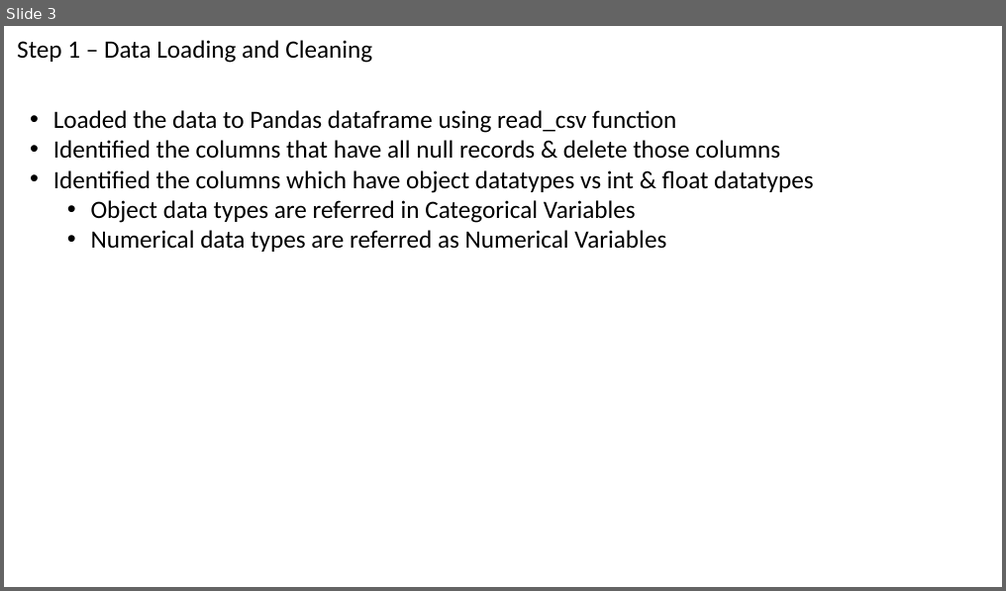
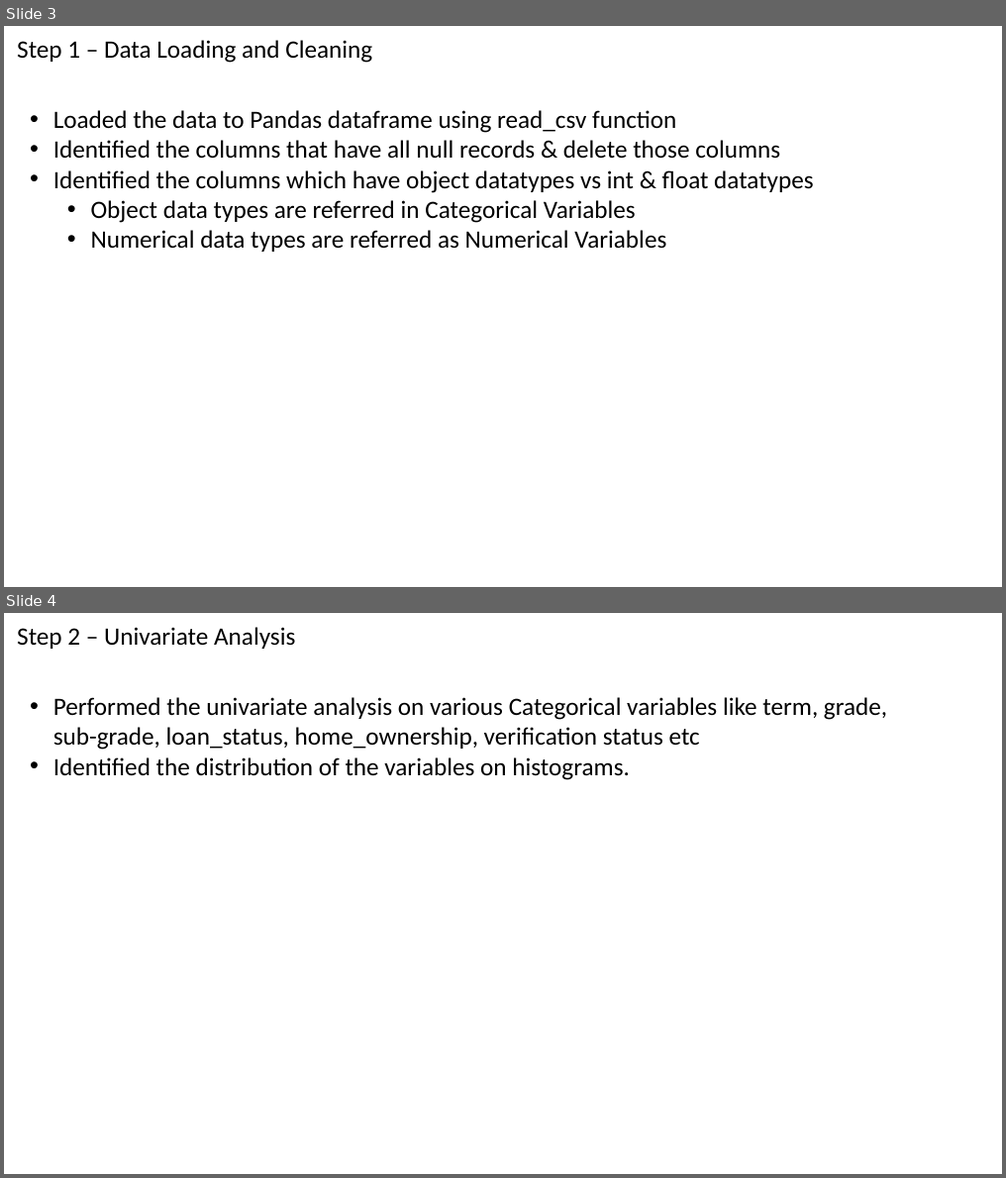
Before and after one commit to kunwar162/Lending-use-case, a slide deck: Lending Case Study.pptx. Shown one above the other, each under a label of ours: slide 3 before the commit, slides 3 and 4 after it. The pictures are 1006x591 and 1006x1178 pixels, drawn with LibreOffice and Linux fonts; fonts in the diff are those of the drawing. Boxes give left, top, right and bottom in pixels: in the first picture for what was removed or moved away, otherwise in the second. Text is boxed around its words. In the diff, an @@ line names an element or a change of style, - is before the commit and + after.

```diff
--- a/Lending Case Study.pptx
+++ b/Lending Case Study.pptx
@@ slide 4 added at box(4, 613, 1002, 1174), background #FFFFFF @@
@@ title added at box(17, 627, 295, 649), 24 pt, text #000000 @@
+Step 2 – Univariate Analysis
@@ text added at box(54, 697, 887, 780), 24 pt, text #000000 @@
+• Performed the univariate analysis on various Categorical variables like term, grade, sub-grade, loan_status, home_ownership, verification status etc
+• Identified the distribution of the variables on histograms.
```
Also in this commit, not shown: 2 other slides added.
